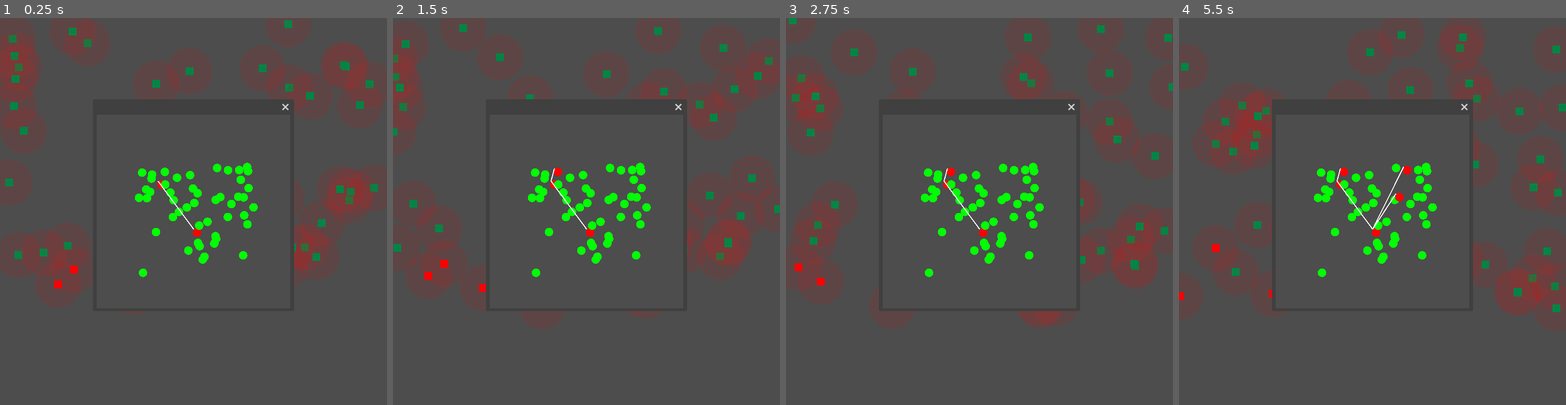
Above: before the commit, frames 1-4 (left to right).
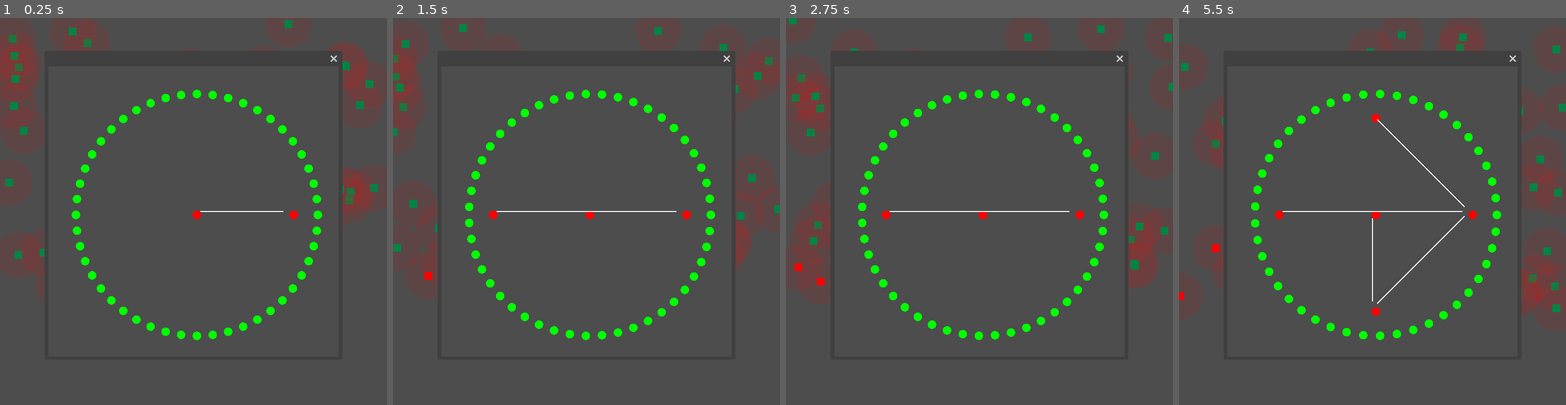
Above: after the commit, the same moments.

Repository: LeonardoMonteblanc/sir_simulator
Game: Godot game, scene res://scenes/main/Principal.tscn
Same seed, same stepped clock (60 frames per second), same inputs: the game is played once before the commit and once after it.
Inputs:
- Up to frame 1 (0.25 s): no input
- Up to frame 2 (1.5 s): tap Enter (ui_accept) at 0.5, 0.77 s
- Up to frame 3 (2.75 s): tap Enter (ui_accept) at 1.52 s
- Up to frame 4 (5.5 s): tap Enter (ui_accept) at 3.02, 3.77, 4.52 s

The runs differ from the first frame. In frame 1, 9.1% of the frame differs, in the area x 11-89%, y 8-84%; in frame 2, 8.1%; in frame 3, 9.1%; in frame 4, 9.5%.

Commit message:
fix: ajuste do grafo

Diff:
--- a/scenes/graph/AGraphNode.tscn
+++ b/scenes/graph/AGraphNode.tscn
@@ -7,10 +7,8 @@
 script = ExtResource("1_1kirk")
 
 [node name="Visual" type="TextureRect" parent="." unique_id=489199337]
-offset_left = -3.0
-offset_top = -3.0
-offset_right = 17.0
-offset_bottom = 17.0
+offset_right = 20.0
+offset_bottom = 20.0
 mouse_filter = 2
 texture = ExtResource("2_hxv4a")
 expand_mode = 1
--- a/scenes/main/Principal.tscn
+++ b/scenes/main/Principal.tscn
@@ -25,7 +25,7 @@
 [node name="Window" type="Window" parent="." unique_id=1342994560]
 oversampling_override = 1.0
 initial_position = 1
-size = Vector2i(400, 400)
+size = Vector2i(600, 600)
 always_on_top = true
 
 [node name="GraphView" type="Node2D" parent="Window" unique_id=1951513694]
--- a/scripts/graph/GrafoManager.gd
+++ b/scripts/graph/GrafoManager.gd
@@ -5,9 +5,15 @@
 var edge_map := {}
 
 var edge_scene = preload("res://scenes/graph/Edge.tscn")
-
+const CENTRO_GRAFO := Vector2(200, 200)
+const RAIO_CAMADA := 60.0
+const RAIO_NO := 14
+
+var niveis := {}
+var filhos_por_no := {}
 
 func criar_nos(population_manager):
+
 	for n in mapa_nos.values():
 		if is_instance_valid(n):
 			n.queue_free()
@@ -16,19 +22,65 @@
 
 	var agentes = population_manager.obter_agentes()
 
-	for a in agentes:
-		var node = preload("res://scenes/graph/AGraphNode.tscn").instantiate()
+	var infectado_inicial = null
+
+	for a in agentes:
+		if a.estado == sir_estados.Estado.INFECTADO:
+			infectado_inicial = a
+			break
+
+	if infectado_inicial == null:
+		return
+
+	var centro = Vector2(300, 300)
+
+	var node_central = preload(
+		"res://scenes/graph/AGraphNode.tscn"
+	).instantiate()
+
+	add_child(node_central)
+
+	node_central.configurar(
+		infectado_inicial.id,
+		infectado_inicial.estado
+	)
+
+	node_central.position = centro
+
+	mapa_nos[infectado_inicial.id] = node_central
+
+	var outros := []
+
+	for a in agentes:
+		if a.id != infectado_inicial.id:
+			outros.append(a)
+
+	var raio = 150.0
+	var quantidade = outros.size()
+
+	for i in range(quantidade):
+
+		var agente = outros[i]
+
+		var node = preload(
+			"res://scenes/graph/AGraphNode.tscn"
+		).instantiate()
+
 		add_child(node)
 
-		node.configurar(a.id, a.estado)
-
-		node.position = Vector2(
-			randf_range(80, 320),
-			randf_range(80, 320)
+		node.configurar(
+			agente.id,
+			agente.estado
 		)
 
-		mapa_nos[a.id] = node
-
+		var angulo = (TAU * i) / quantidade
+
+		node.position = centro + Vector2(
+			cos(angulo),
+			sin(angulo)
+		) * raio
+
+		mapa_nos[agente.id] = node
 
 func atualizar_nos(population_manager):
 	for a in population_manager.obter_agentes():
@@ -52,7 +104,6 @@
 	# CRIA / ATUALIZA ARESTAS (base histórico de infecção)
 	for infectado_id in origem_map.keys():
 		var fonte_id = origem_map[infectado_id]
-
 		if not mapa_nos.has(infectado_id):
 			continue
 		if not mapa_nos.has(fonte_id):
@@ -66,10 +117,14 @@
 			add_child(edge)
 			edge_map[key] = edge
 
-		# atualiza posição sempre
-		edge_map[key].configurar(
+		var pontos = _calcular_extremos_aresta(
 			mapa_nos[infectado_id].position,
 			mapa_nos[fonte_id].position
+		)
+
+		edge_map[key].configurar(
+			pontos.inicio,
+			pontos.fim
 		)
 
 	# MARCA REMOÇÃO: ambos recuperados
@@ -89,8 +144,19 @@
 			to_remove[key] = true
 			continue
 
-		if a.estado == sir_estados.Estado.RECUPERADO and b.estado == sir_estados.Estado.RECUPERADO:
-			to_remove[key] = true
+		var infectado_id = max(a_id, b_id)
+
+		if simulation_manager.infectados_origem.has(a_id):
+			infectado_id = a_id
+
+		if simulation_manager.infectados_origem.has(b_id):
+			infectado_id = b_id
+
+		var infectado = _get_agente_by_id(agentes, infectado_id)
+
+		if infectado != null:
+			if infectado.estado == sir_estados.Estado.RECUPERADO:
+				to_remove[key] = true
 
 	# REMOVE ARESTAS
 	for key in to_remove.keys():
@@ -109,3 +175,117 @@
 
 func _edge_key(a_id: int, b_id: int) -> String:
 	return str(min(a_id, b_id)) + "_" + str(max(a_id, b_id))
+
+func atualizar_layout(population_manager):
+
+	var agentes = population_manager.obter_agentes()
+
+	var infectados := []
+	var suscetiveis := []
+	var recuperados := []
+
+	for a in agentes:
+		match a.estado:
+			sir_estados.Estado.INFECTADO:
+				infectados.append(a)
+
+			sir_estados.Estado.SUSCETIVEL:
+				suscetiveis.append(a)
+
+			sir_estados.Estado.RECUPERADO:
+				recuperados.append(a)
+
+	var centro = Vector2(300, 300)
+
+	# ======================
+	# CENTRO
+	# ======================
+
+	var infectado_central = null
+
+	if infectados.size() > 0:
+		infectado_central = infectados[0]
+
+		if mapa_nos.has(infectado_central.id):
+			mapa_nos[infectado_central.id].position = centro
+
+	# ======================
+	# INFECTADOS
+	# ======================
+
+	var infectados_restantes := []
+
+	for i in infectados:
+		if infectado_central == null:
+			infectados_restantes.append(i)
+		elif i.id != infectado_central.id:
+			infectados_restantes.append(i)
+
+	var raio_infectados = 200.0
+
+	for i in range(infectados_restantes.size()):
+
+		var agente = infectados_restantes[i]
+
+		if not mapa_nos.has(agente.id):
+			continue
+
+		var angulo = (TAU * i) / max(1, infectados_restantes.size())
+
+		mapa_nos[agente.id].position = centro + Vector2(
+				cos(angulo),
+				sin(angulo)
+			) * raio_infectados
+
+	# ======================
+	# SUSCETÍVEIS
+	# ======================
+
+	var raio_suscetiveis = 250.0
+
+	for i in range(suscetiveis.size()):
+
+		var agente = suscetiveis[i]
+
+		if not mapa_nos.has(agente.id):
+			continue
+
+		var angulo = (TAU * i) / max(1, suscetiveis.size())
+
+		mapa_nos[agente.id].position =centro + Vector2(
+				cos(angulo),
+				sin(angulo)
+			) * raio_suscetiveis
+
+	# ======================
+	# RECUPERADOS
+	# ======================
+
+	var raio_recuperados = 300.0
+
+	for i in range(recuperados.size()):
+
+		var agente = recuperados[i]
+
+		if not mapa_nos.has(agente.id):
+			continue
+
+		var angulo = (TAU * i) / max(1, recuperados.size())
+
+		mapa_nos[agente.id].position = centro + Vector2(
+				cos(angulo),
+				sin(angulo)
+			) * raio_recuperados
+
+
+func _calcular_extremos_aresta(
+	pos_a: Vector2,
+	pos_b: Vector2
+) -> Dictionary:
+
+	var dir = (pos_b - pos_a).normalized()
+
+	return {
+		"inicio": pos_a + dir * RAIO_NO,
+		"fim": pos_b - dir * RAIO_NO
+	}
--- a/scripts/managers/SimulationManager.gd
+++ b/scripts/managers/SimulationManager.gd
@@ -75,3 +75,4 @@
 
 	graph_manager.atualizar_nos(population_manager)
 	graph_manager.atualizar_arestas(self)
+	graph_manager.atualizar_layout(population_manager)
